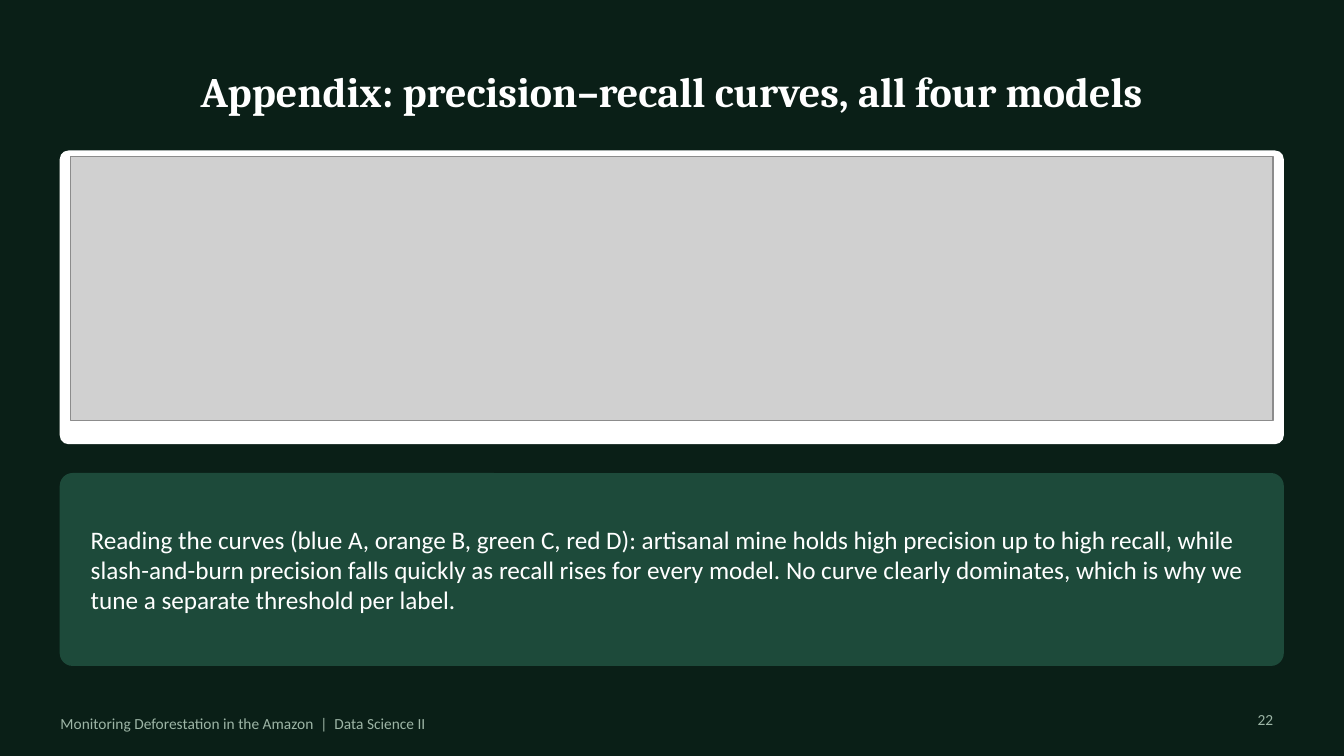
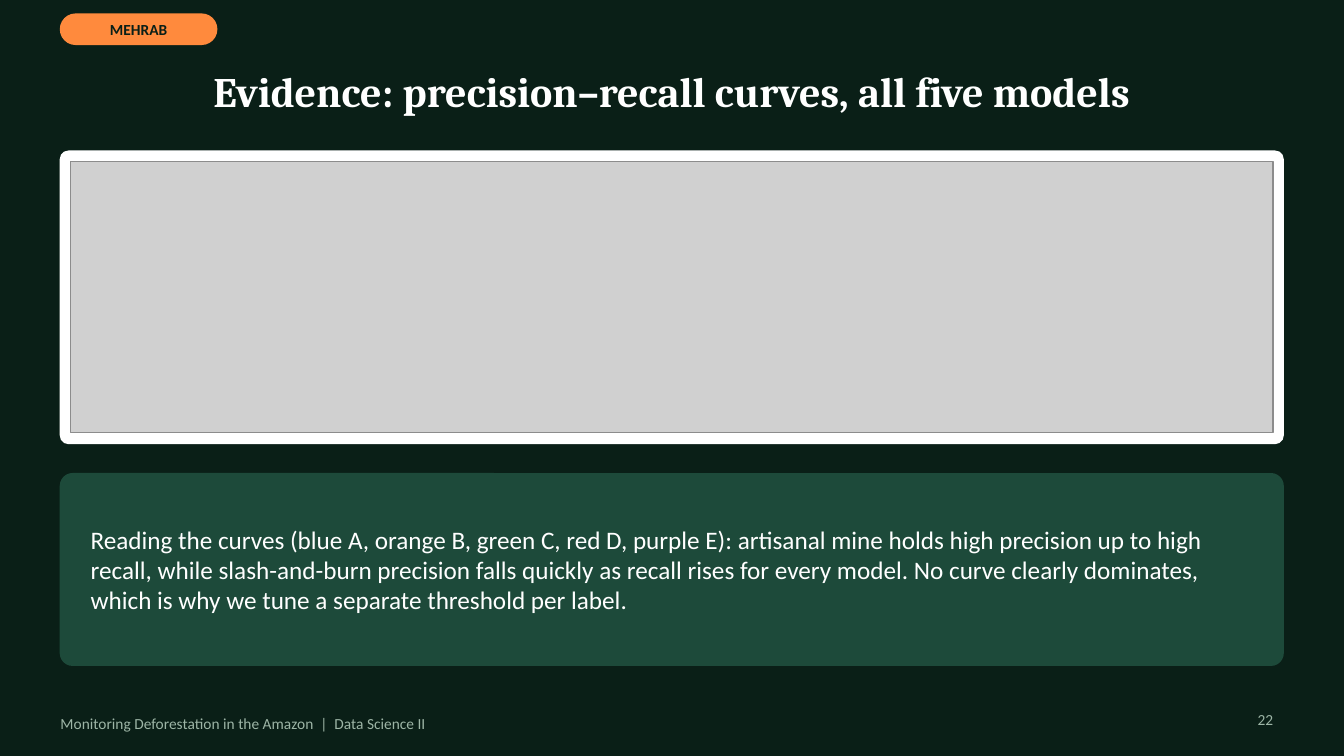
Before and after one commit to MehrabAzan/Amazon-Deforestation, a slide deck: slide 22 of Amazon_Deforestation_DeepLearning.pptx. Drawn at 1344x756 pixels with LibreOffice and Linux fonts; fonts in the diff are those of the drawing; grey boxes stand for pictures. Boxes give left, top, right and bottom in pixels: in the first picture for what was removed or moved away, otherwise in the second. Text is boxed around its words. In the diff, an @@ line names an element or a change of style, - is before the commit and + after.

```diff
--- a/Amazon_Deforestation_DeepLearning.pptx
+++ b/Amazon_Deforestation_DeepLearning.pptx
@@ rounded rectangle added at <box>60,14,217,44</box>, fill #FF8A3D, outline #FF8A3D 1 pt @@
@@ text added at <box>110,25,167,35</box>, 11 pt, text #0A1F17, bold @@
+MEHRAB
@@ text at <box>213,77,1130,116</box>: text changed @@
-Appendix: precision–recall curves, all four models
+Evidence: precision–recall curves, all five models
@@ picture: place and size @@
-picture at <box>71,156,1273,420</box>
+picture at <box>71,161,1273,433</box>
@@ text at <box>91,531,1201,613</box>: text changed @@
-Reading the curves (blue A, orange B, green C, red D): artisanal mine holds high precision up to high recall, while slash-and-burn precision falls quickly as recall rises for every model. No curve clearly dominates, which is why we tune a separate threshold per label.
+Reading the curves (blue A, orange B, green C, red D, purple E): artisanal mine holds high precision up to high recall, while slash-and-burn precision falls quickly as recall rises for every model. No curve clearly dominates, which is why we tune a separate threshold per label.
```
Also in this commit, not shown: 23 other slides changed, 1 slide added, 1 slide removed.
